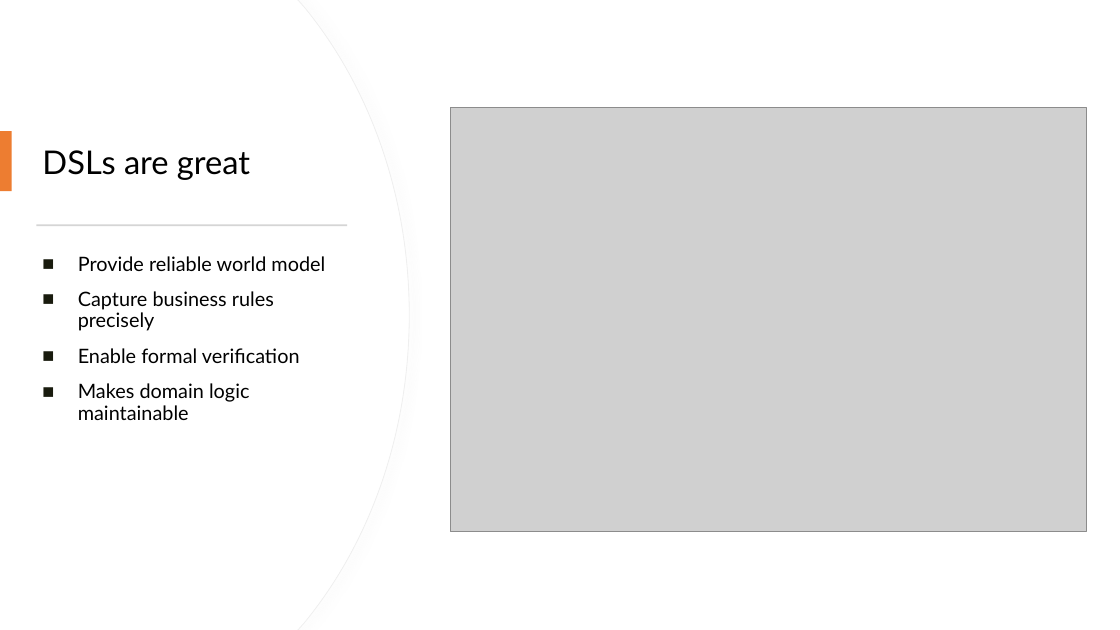
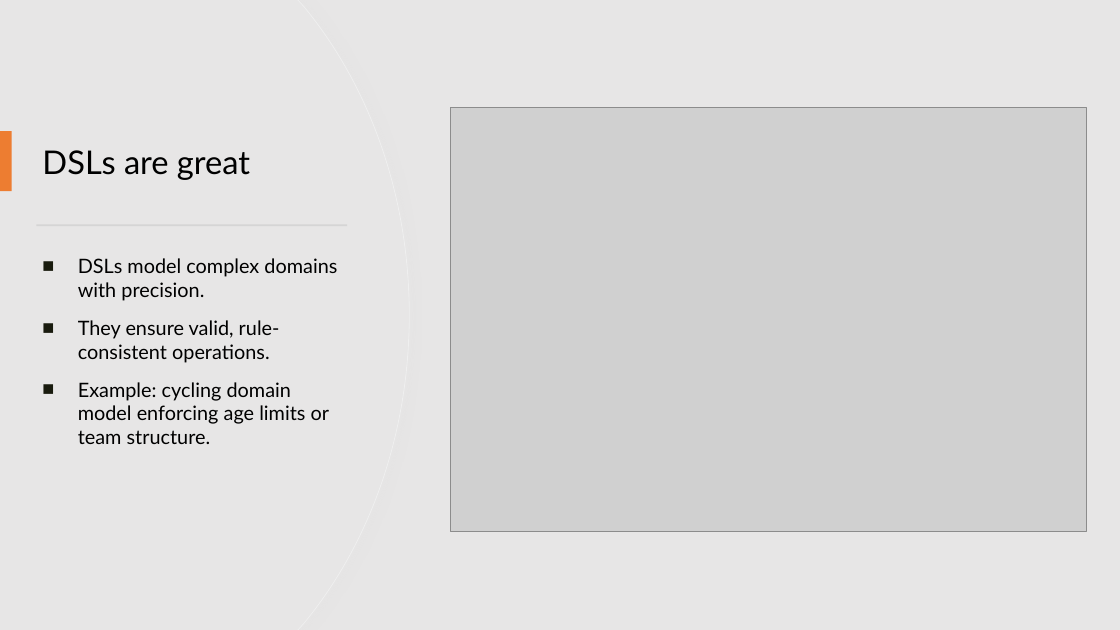
Before and after one commit to krinara86/llm_dsl_validator, a slide deck: slide 2 of misc/langdev2025/Making DSLs conversable.pptx. Drawn at 1120x630 pixels with LibreOffice and Linux fonts; fonts in the diff are those of the drawing; grey boxes stand for pictures. Boxes give left, top, right and bottom in pixels: in the first picture for what was removed or moved away, otherwise in the second. Text is boxed around its words. In the diff, an @@ line names an element or a change of style, - is before the commit and + after.

```diff
--- a/misc/langdev2025/Making DSLs conversable.pptx
+++ b/misc/langdev2025/Making DSLs conversable.pptx
@@ background #FFFFFF to #E7E6E6 @@
@@ freeform shape at (0,0,409,630): fill #FFFFFF to #E7E6E6 @@
@@ freeform shape at (0,0,408,630): fill #FFFFFF to #E7E6E6 @@
@@ text at (78,258,337,444): text changed @@
-■ Provide reliable world model
-■ Capture business rules precisely
-■ Enable formal verification
-■ Makes domain logic maintainable
+■ DSLs model complex domains with precision.
+■ They ensure valid, rule-consistent operations.
+■ Example: cycling domain model enforcing age limits or team structure.
```
Also in this commit, not shown: 6 other slides changed, 2 slides added, 1 slide removed, 1 other file.
